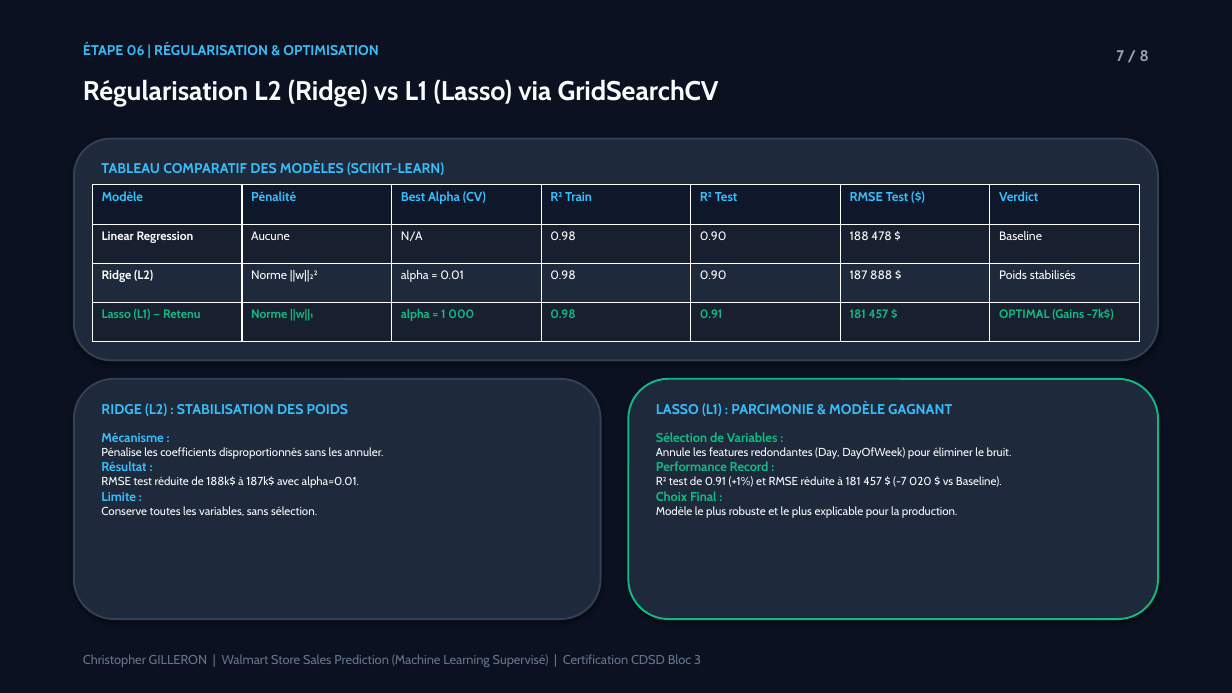
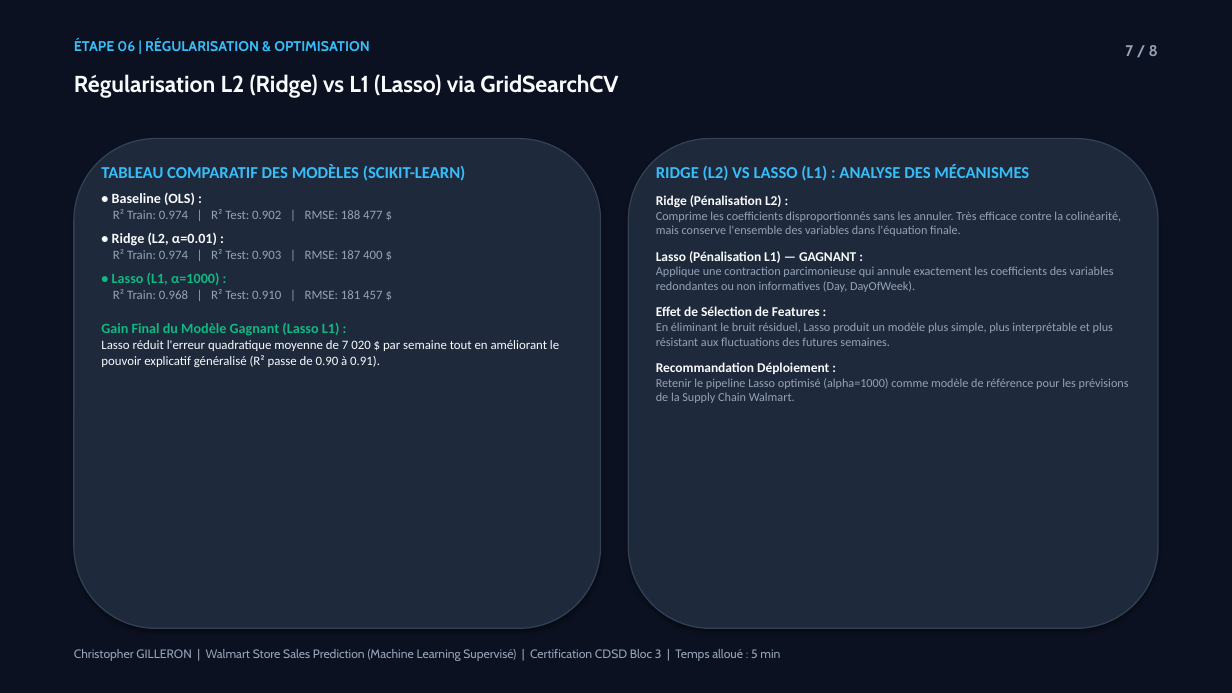
Before and after one commit to Elkristobal59/CERTIFICATION_CDSD, a slide deck: slide 7 of Bloc_3_Machine_Learning/Walmart/Walmart_presentation.pptx. Drawn at 1232x693 pixels with LibreOffice and Linux fonts; fonts in the diff are those of the drawing. Boxes give left, top, right and bottom in pixels: in the first picture for what was removed or moved away, otherwise in the second. Text is boxed around its words. In the diff, an @@ line names an element or a change of style, - is before the commit and + after.

Commit message:
feat(certif): integration des visuels des notebooks dans les pptx Steam, Walmart et North Face (8 slides)

```diff
--- a/Bloc_3_Machine_Learning/Walmart/Walmart_presentation.pptx
+++ b/Bloc_3_Machine_Learning/Walmart/Walmart_presentation.pptx
@@ text "ÉTAPE 06 | RÉGULARISATION & ..." moved from (x1=83, y1=43, x2=379, y2=55) to (x1=74, y1=38, x2=370, y2=51) @@
@@ text "7 / 8" moved from (x1=1116, y1=50, x2=1149, y2=61) to (x1=1125, y1=45, x2=1158, y2=56) @@
@@ text "Régularisation L2 (Ridge) vs L1 ..." at (x1=74, y1=74, x2=618, y2=98): size 21 to 18 pt @@
@@ rounded rectangle resized from (x1=74, y1=139, x2=1158, y2=360) to (x1=74, y1=139, x2=601, y2=628) @@
@@ rounded rectangle at (x1=74, y1=139, x2=601, y2=628): outline #334155 1.5 pt to #334155 1 pt @@
@@ rounded rectangle added at (x1=628, y1=139, x2=1158, y2=628), fill #1E293B, outline #334155 1 pt @@
@@ text at (x1=101, y1=164, x2=466, y2=181): size 11 to 13 pt, font Cabin to Calibri in "TABLEAU COMPARATIF DES MODÈLES (SCIKIT-LEARN)" @@
@@ text added at (x1=656, y1=164, x2=1129, y2=403), 9.5 pt, text #94A3B8 @@
+RIDGE (L2) VS LASSO (L1) : ANALYSE DES MÉCANISMES
+Ridge (Pénalisation L2) :
+Comprime les coefficients disproportionnés sans les annuler. Très efficace contre la colinéarité, mais conserve l'ensemble des variables dans l'équation finale.
+Lasso (Pénalisation L1) — GAGNANT :
+Applique une contraction parcimonieuse qui annule exactement les coefficients des variables redondantes ou non informatives (Day, DayOfWeek).
+Effet de Sélection de Features :
+En éliminant le bruit résiduel, Lasso produit un modèle plus simple, plus interprétable et plus résistant aux fluctuations des futures semaines.
+Recommandation Déploiement :
+Retenir le pipeline Lasso optimisé (alpha=1000) comme modèle de référence pour les prévisions de la Supply Chain Walmart.
@@ table removed at (x1=92, y1=185, x2=1141, y2=342), 4 rows, 7 columns @@
-Modèle | Pénalité | Best Alpha (CV) | R² Train | R² Test | RMSE Test ($) | Verdict
-Linear Regression | Aucune | N/A | 0.98 | 0.90 | 188 478 $ | Baseline
-Ridge (L2) | Norme ||w||₂² | alpha = 0.01 | 0.98 | 0.90 | 187 888 $ | Poids stabilisés
-Lasso (L1) — Retenu | Norme ||w||₁ | alpha = 1 000 | 0.98 | 0.91 | 181 457 $ | OPTIMAL (Gains -7k$)
@@ text at (x1=101, y1=193, x2=559, y2=367): paragraphs added @@
+• Baseline (OLS) :
+R² Train: 0.974 | R² Test: 0.902 | RMSE: 188 477 $
+• Ridge (L2, α=0.01) :
+R² Train: 0.974 | R² Test: 0.903 | RMSE: 187 400 $
+• Lasso (L1, α=1000) :
+R² Train: 0.968 | R² Test: 0.910 | RMSE: 181 457 $
+Gain Final du Modèle Gagnant (Lasso L1) :
+Lasso réduit l'erreur quadratique moyenne de 7 020 $ par semaine tout en améliorant le pouvoir explicatif généralisé (R² passe de 0.90 à 0.91).
@@ rounded rectangle removed at (x1=74, y1=379, x2=601, y2=619) @@
@@ rounded rectangle removed at (x1=628, y1=379, x2=1158, y2=619) @@
@@ text removed at (x1=101, y1=403, x2=349, y2=416) @@
-RIDGE (L2) : STABILISATION DES POIDS
@@ text removed at (x1=656, y1=401, x2=952, y2=416) @@
-LASSO (L1) : PARCIMONIE & MODÈLE GAGNANT
@@ text removed at (x1=101, y1=432, x2=384, y2=516) @@
-Mécanisme :
-Pénalise les coefficients disproportionnés sans les annuler.
-Résultat :
-RMSE test réduite de 188k$ à 187k$ avec alpha=0.01.
-Limite :
-Conserve toutes les variables, sans sélection.
@@ text removed at (x1=656, y1=432, x2=1012, y2=518) @@
-Sélection de Variables :
-Annule les features redondantes (Day, DayOfWeek) pour éliminer le bruit.
-Performance Record :
-R² test de 0.91 (+1%) et RMSE réduite à 181 457 $ (-7 020 $ vs Baseline).
-Choix Final :
-Modèle le plus robuste et le plus explicable pour la production.
@@ text at (x1=74, y1=649, x2=780, y2=661): text changed; size 10 to 9.5 pt; text colour #64748B to #94A3B8 @@
-Christopher GILLERON | Walmart Store Sales Prediction (Machine Learning Supervisé) | Certification CDSD Bloc 3
+Christopher GILLERON | Walmart Store Sales Prediction (Machine Learning Supervisé) | Certification CDSD Bloc 3 | Temps alloué : 5 min
```
Also in this commit, not shown: 7 other slides changed, 5 other files.
